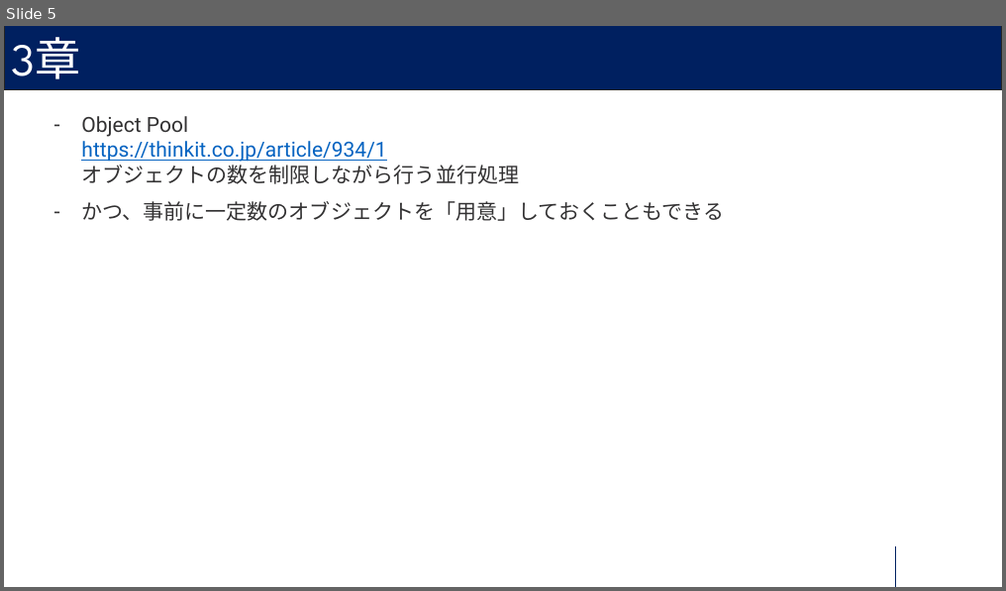
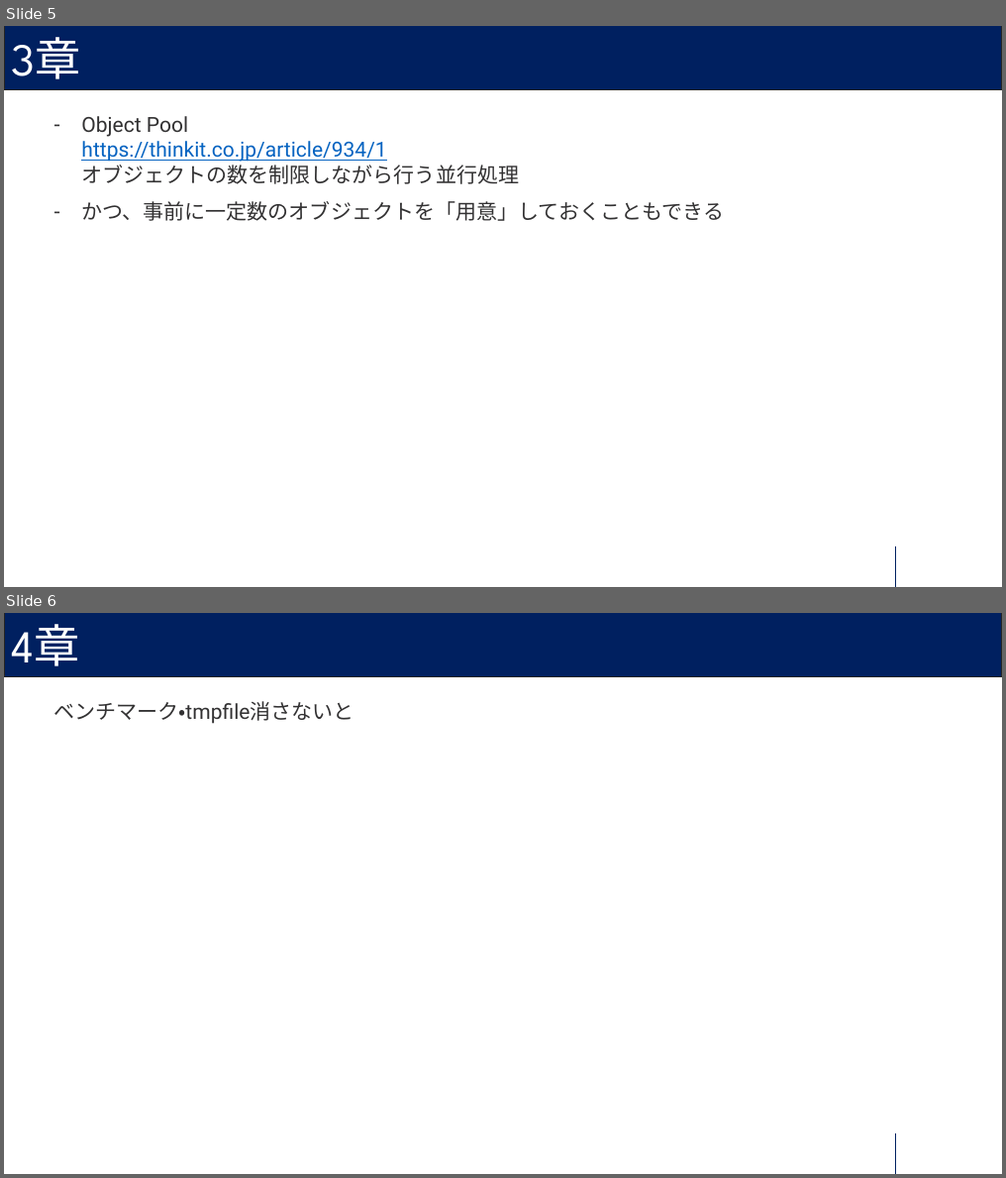
Before and after one commit to cc-pine/concurrency-in-go, a slide deck: sec3/Go_go_3.pptx. Shown one above the other, each under a label of ours: slide 5 before the commit, slides 5 and 6 after it. The pictures are 1006x591 and 1006x1178 pixels, drawn with LibreOffice and Linux fonts; fonts in the diff are those of the drawing. Boxes give left, top, right and bottom in pixels: in the first picture for what was removed or moved away, otherwise in the second. Text is boxed around its words. In the diff, an @@ line names an element or a change of style, - is before the commit and + after.

```diff
--- a/sec3/Go_go_3.pptx
+++ b/sec3/Go_go_3.pptx
@@ slide 6 added at (4,613,1002,1174), background #FFFFFF; not listed: 2 template elements that a slide beside it also shows @@
@@ title added at (12,624,80,677), 44 pt, text #FFFFFF @@
+4章
@@ text added at (54,701,354,724), 20 pt, text #323132 @@
+ベンチマーク・tmpfile消さないと
```
Also in this commit, not shown: 16 other files.
